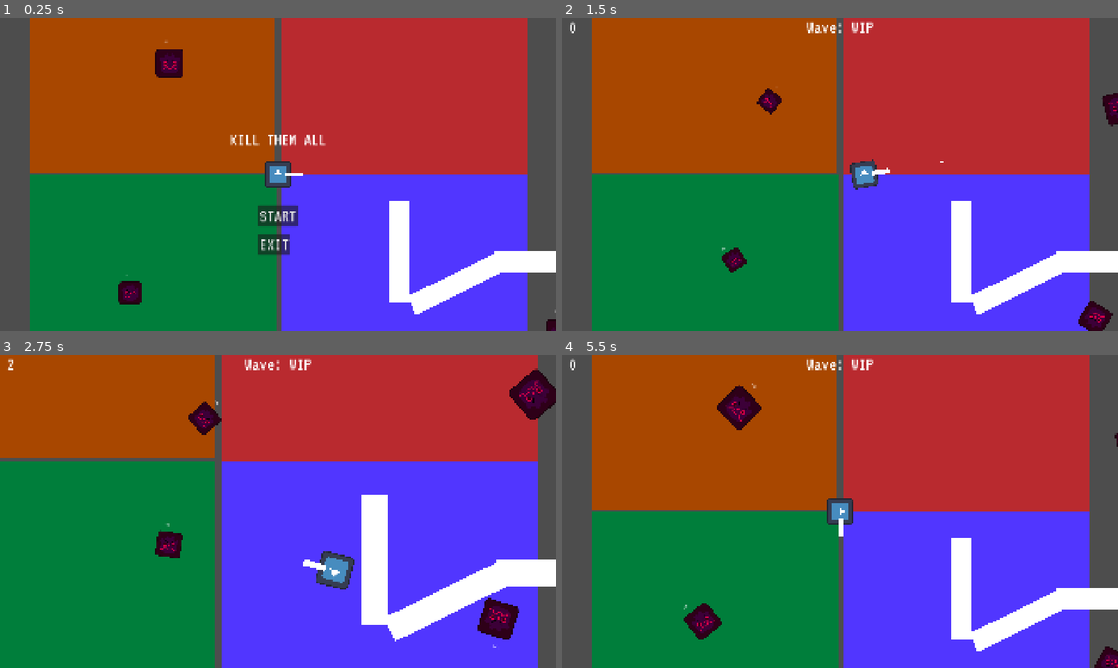
Above: before the commit, frames 1-4 (two rows, left to right).
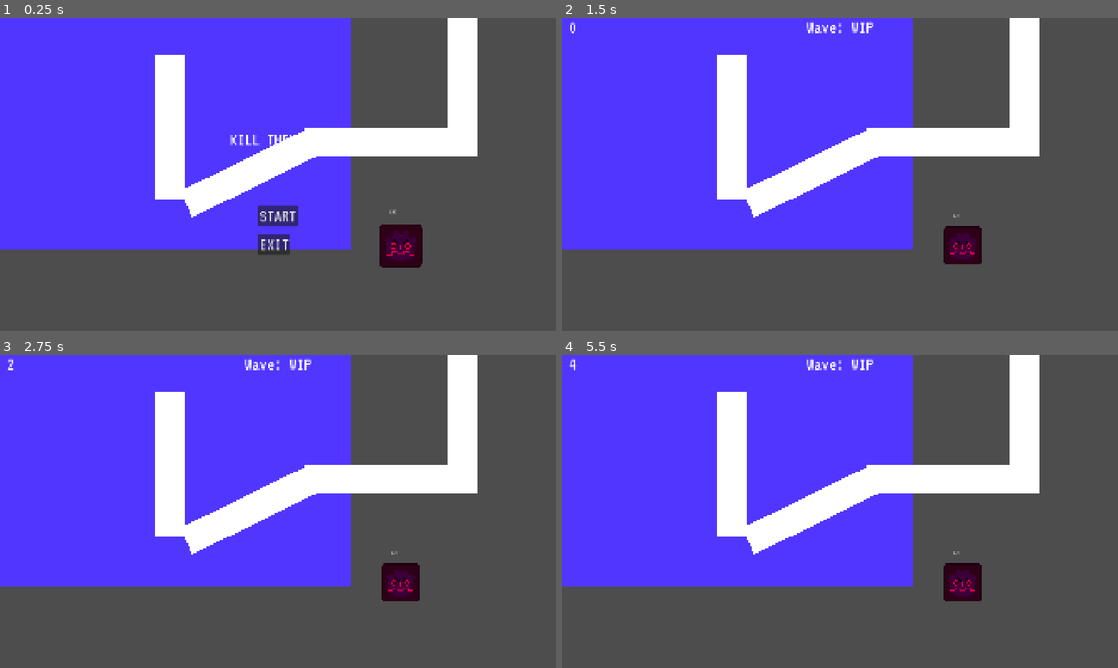
Above: after the commit, the same moments.

Repository: yasukawa426/top-down-shooter
Game: Godot game, scene res://scenes/main.tscn
The game is run twice, just before and just after one commit, with the same random seed, the same clock (stepped at 60 frames per second) and the same inputs. The engine's default icon, where the game draws it, is replaced by a stand-in: a white triangle on a blue panel in a dark square.
Inputs (mouse positions are in pixels of both pictures, inside the frame that each line leads up to):
- Up to frame 1 (0.25 s): no input
- Up to frame 2 (1.5 s): click "START" at 0.5 s; move the mouse to (962, 158) at 1.27 s; hold D (move_right) from 1.28 s (still down); hold Space (shoot) from 1.28 s (still down)
- Up to frame 3 (2.75 s): move the mouse to (166, 527) at 2.02 s; release D (move_right) at 2.03 s; release Space (shoot) at 2.03 s; hold S (move_down) from 2.03 s (still down); tap Mouse wheel up (zoom_in) at 2.1 s
- Up to frame 4 (5.5 s): move the mouse to (895, 442) at 2.77 s; release S (move_down) at 2.78 s; hold D (move_right) 2.78-3.53 s; hold Mouse wheel down (zoom_out) 2.78-3.53 s; move the mouse to (812, 574) at 3.52 s; hold W (move_up) 3.53-4.28 s; tap Space (shoot) at 3.6 s; move the mouse to (1006, 558) at 4.27 s; hold A (move_left) 4.28-5 s; hold Mouse wheel up (zoom_in) 4.28-5 s; tap R (reset) at 4.9 s; click (840, 542) at 5 s, where only the run before the commit has a clickable "KILL THEM ALL"

The runs differ from the first frame. In frame 1, 91% of the frame differs, in the area x 0-100%, y 0-100%; in frame 2, 91%; in frame 3, 91%; in frame 4, 91%.
Error after the commit: Invalid assignment of property or key 'visible' with value of type 'bool' on a base object of type 'null instance'. (res://scenes/enemies/enemy.gd:27)

Commit message:
feat: implement player hp and enemy damage

Diff:
--- a/scenes/enemies/enemy.gd
+++ b/scenes/enemies/enemy.gd
@@ -2,8 +2,13 @@
 
 
 @export var SPEED = 200
+@export var DAMAGE: int = 1
+
+
 #enemy max speed, rn its slighty lower than the player
 const _MAX_SPEED = 500
+const _MINIMUM_DAMAGE = 1
+
 var player:Node2D
 
 
@@ -14,9 +19,13 @@
 	#the smaller the faster, we use power so it is even more noticiable
 	set_speed(SPEED / pow(rand_scale, 1.5))
 
+	set_damage(DAMAGE * pow(rand_scale, 3))
+
 	if OS.is_debug_build():
 		$DebugSpeedLabel.visible = true
 		$DebugSpeedLabel.text = str(int(SPEED))
+		$DebugDamageLabel.visible = true
+		$DebugDamageLabel.text = str(int(DAMAGE))
 
 func _physics_process(delta: float) -> void:
 	velocity = Vector2.ZERO
@@ -51,3 +60,9 @@
 		speed = _MAX_SPEED
 
 	SPEED = speed
+
+func set_damage(damage: int) -> void:
+	if damage < _MINIMUM_DAMAGE:
+		damage = _MINIMUM_DAMAGE
+
+	DAMAGE = damage
--- a/scenes/levels/test.gd
+++ b/scenes/levels/test.gd
@@ -6,15 +6,17 @@
 
 # Called when the node enters the scene tree for the first time.
 func _ready() -> void:
-	print("Test Level ready, adding player")
-	var player: PackedScene = load("res://scenes/player/player.tscn")
-	var player_node: CharacterBody2D = player.instantiate()
+	#print("Test Level ready, adding player")
+	#var player: PackedScene = load("res://scenes/player/player.tscn")
+	#var player_node: CharacterBody2D = player.instantiate()
+
+	var player_node = get_tree().get_first_node_in_group("player")
 	player_node.position = $PlayerSpawnMarker2D.position
-
-	add_child(player_node)
 	player_node.died.connect(_on_player_died)
 
-	print("Player Added!")
+	#add_child(player_node)
+
+	print("Player Teleported!")
 
 func _on_mob_timer_timeout() -> void:
 	var mob: CharacterBody2D = mob_scene.instantiate()
@@ -28,4 +30,5 @@
 
 
 func _on_player_died() -> void:
+	print("Emiting stage player died")
 	player_died.emit()
--- a/scenes/player/player.gd
+++ b/scenes/player/player.gd
@@ -3,10 +3,18 @@
 
 @export var SPEED: float = 600.0
 @export var BULLET_SPEED: float = 2000.0
+@export var INITIAL_MAX_HP = 5
+
+var max_hp
+var current_hp
+
 
 @onready var camera2d: Camera2D = $Camera2D
 @onready var bullet = preload("res://scenes/player/bullet.tscn")
 
+func _ready() -> void:
+	max_hp = INITIAL_MAX_HP
+	current_hp = max_hp
 
 func _process(delta: float) -> void:
 	#rotate towards the mouse
@@ -78,8 +86,30 @@
 		print("Hit themselves")
 		return
 
+	if body.is_in_group("mobs"):
+		damage_player(body.DAMAGE)
+
+
+
+func damage_player(damage: int) -> void:
+	print("took " + str(damage) + " damage")
+	current_hp -= damage
+
+	if current_hp <= 0:
+		_die()
+
+
+
+func _die() -> void:
 	#got hit, hide and emit signal
 	hide()
 	died.emit()
 	#disables collision for area2d as to not trigger multiple times after finished collision processing
 	$Area2D/CollisionShape2D.set_deferred("disabled", true)
+
+func reset() -> void:
+	max_hp = INITIAL_MAX_HP
+	current_hp = INITIAL_MAX_HP
+
+	show()
+	$Area2D/CollisionShape2D.set_deferred("disabled", false)
